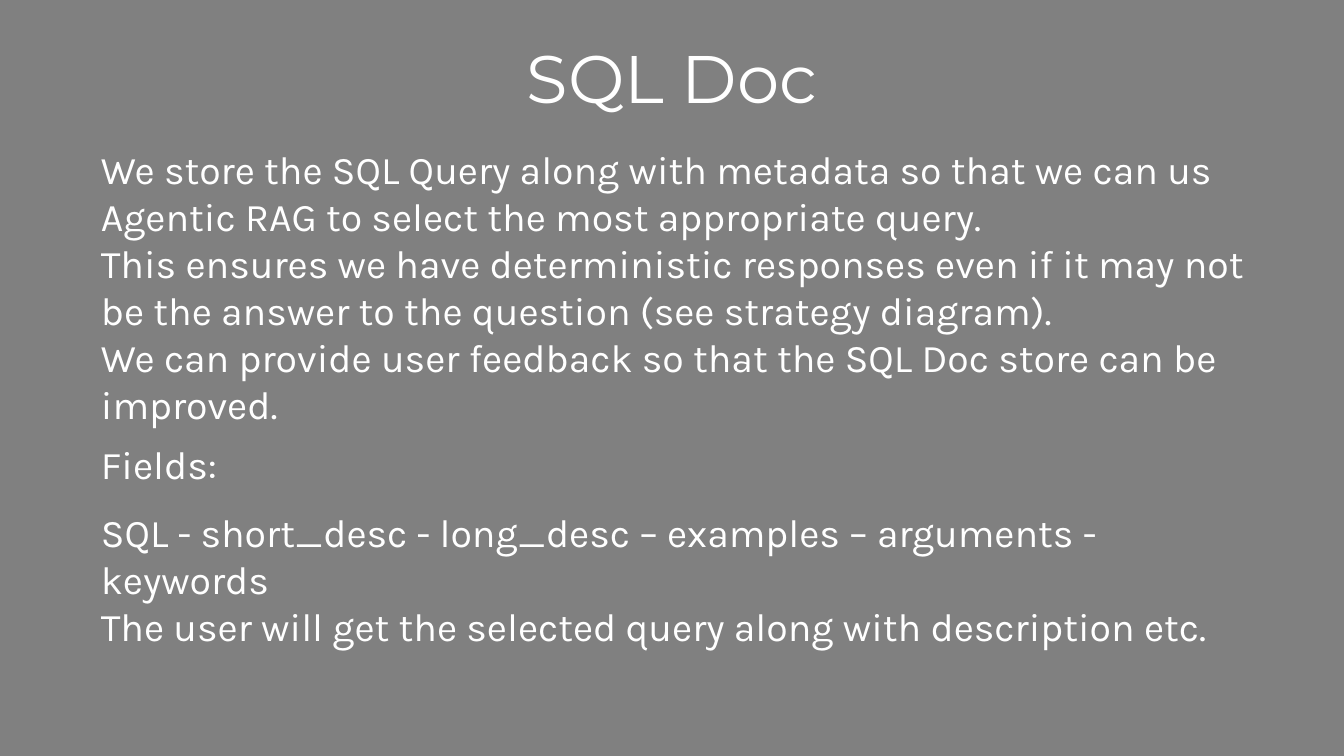
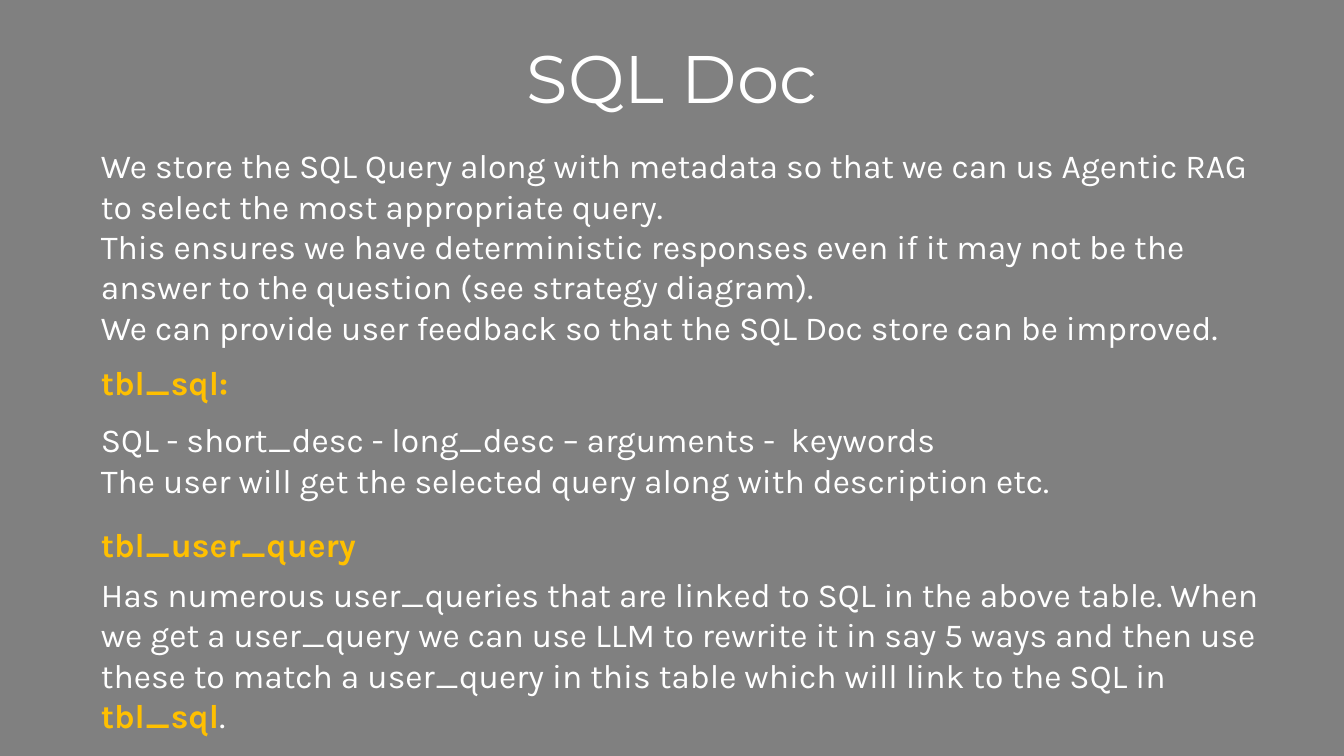
Before and after one commit to Python-Test-Engineer/AI-KB-BOOK, a slide deck: slide 3 of ai-agents.pptx. Drawn at 1344x756 pixels with LibreOffice and Linux fonts; fonts in the diff are those of the drawing. Boxes give left, top, right and bottom in pixels: in the first picture for what was removed or moved away, otherwise in the second. Text is boxed around its words. In the diff, an @@ line names an element or a change of style, - is before the commit and + after.

```diff
--- a/ai-agents.pptx
+++ b/ai-agents.pptx
@@ text "We store the SQL Query ..." at (101, 155, 1247, 348): size 28 to 24 pt @@
@@ text "tbl_sql:": place and size @@
-text "tbl_sql:" at (101, 452, 1206, 651)
+text "tbl_sql:" at (101, 372, 1258, 736)
@@ text at (101, 372, 935, 460): text changed; size 28 to 24 pt @@
-Fields:
-SQL - short_desc - long_desc – examples – arguments - keywords
+tbl_sql:
+SQL - short_desc - long_desc – arguments - keywords
@@ text at (101, 470, 1049, 501): size 28 to 24 pt in "The user will get the selected query ..." @@
@@ text at (101, 534, 1258, 736): paragraphs added @@
+tbl_user_query
+Has numerous user_queries that are linked to SQL in the above table. When we get a user_query we can use LLM to rewrite it in say 5 ways and then use these to match a user_query in this table which will link to the SQL in tbl_sql.
```
Also in this commit, not shown: 3 other files.
